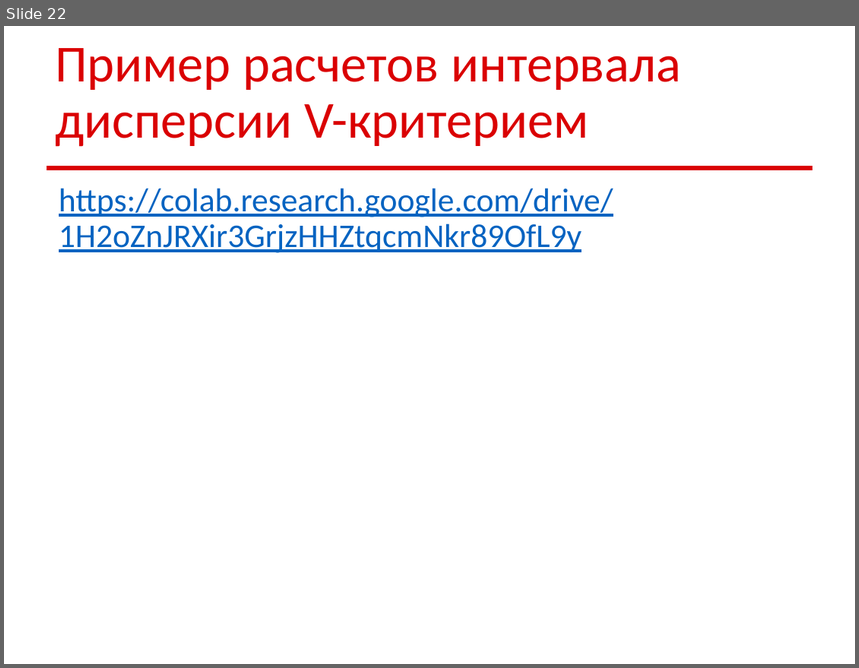
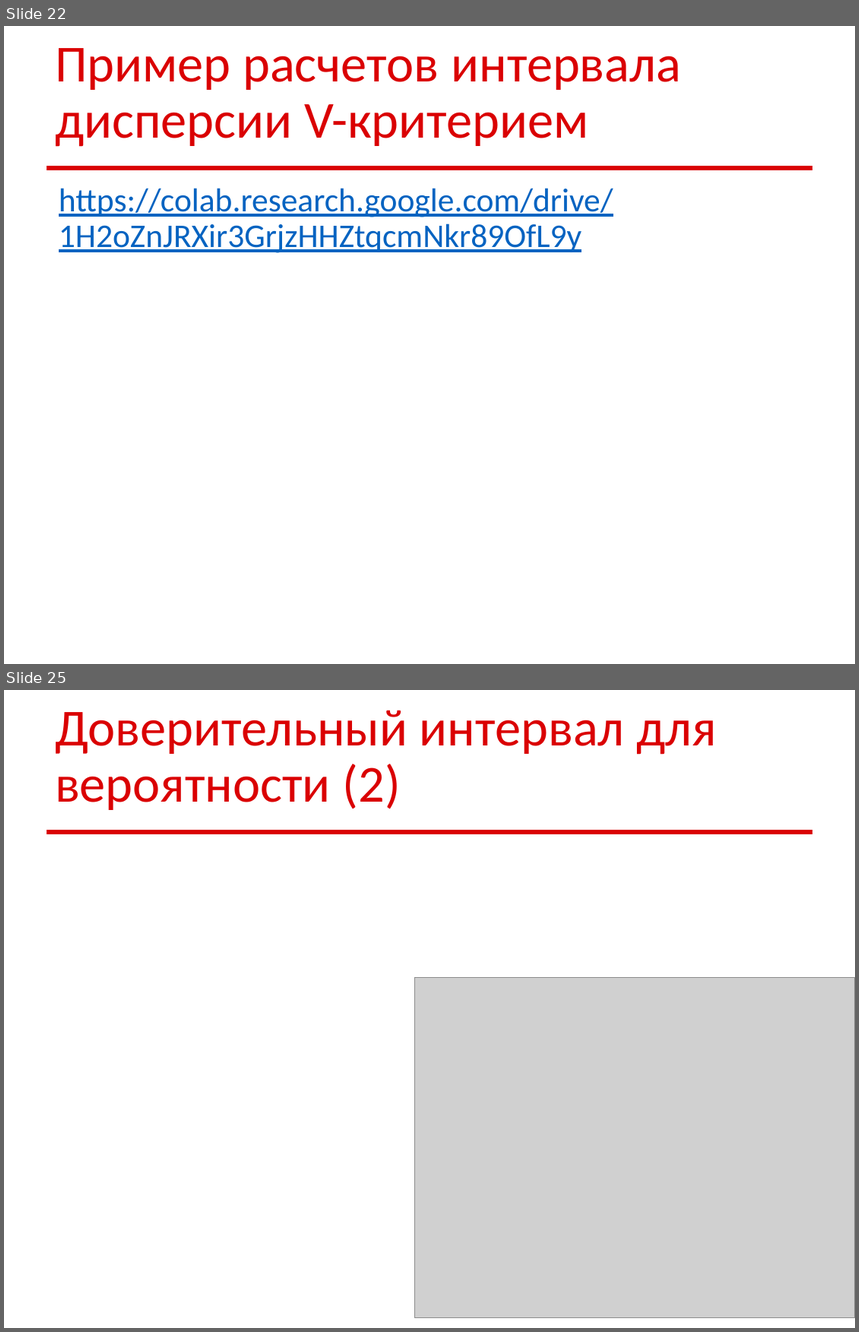
Before and after one commit to sudakov/math-for-ds, a slide deck: math_ds_03.pptx. Shown one above the other, each under a label of ours: slide 22 before the commit, slides 22 and 25 after it; the slides between them are not shown. The pictures are 859x668 and 859x1332 pixels, drawn with LibreOffice and Linux fonts; fonts in the diff are those of the drawing; grey boxes stand for pictures. Boxes give left, top, right and bottom in pixels: in the first picture for what was removed or moved away, otherwise in the second. Text is boxed around its words. In the diff, an @@ line names an element or a change of style, - is before the commit and + after.

```diff
--- a/math_ds_03.pptx
+++ b/math_ds_03.pptx
@@ slide 25 added at [4,690,855,1328], background #FFFFFF; not listed: 1 template element that a slide beside it also shows @@
@@ title added at [55,710,717,810], 44 pt, text #DA0002 @@
+Доверительный интервал для вероятности (2)
@@ picture added at [415,978,855,1319] @@
```
Also in this commit, not shown: 3 slides changed, 10 other slides added.
